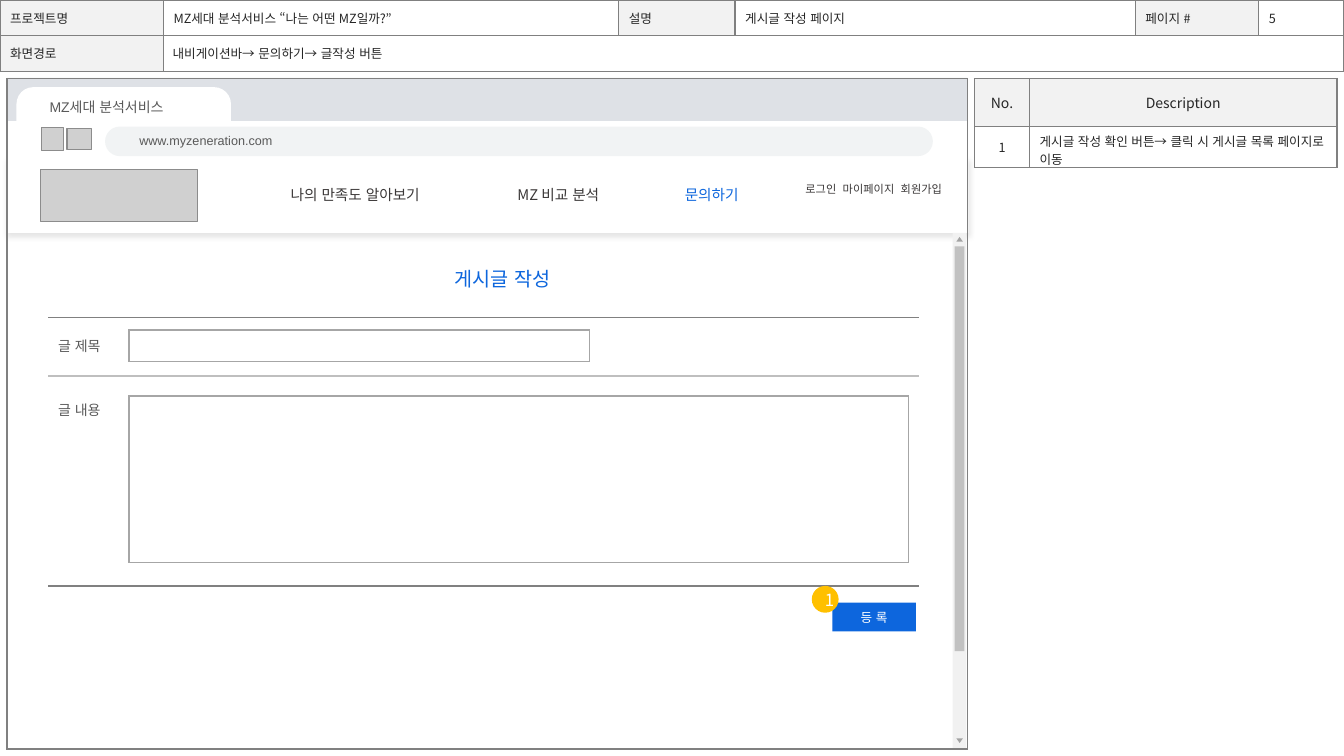
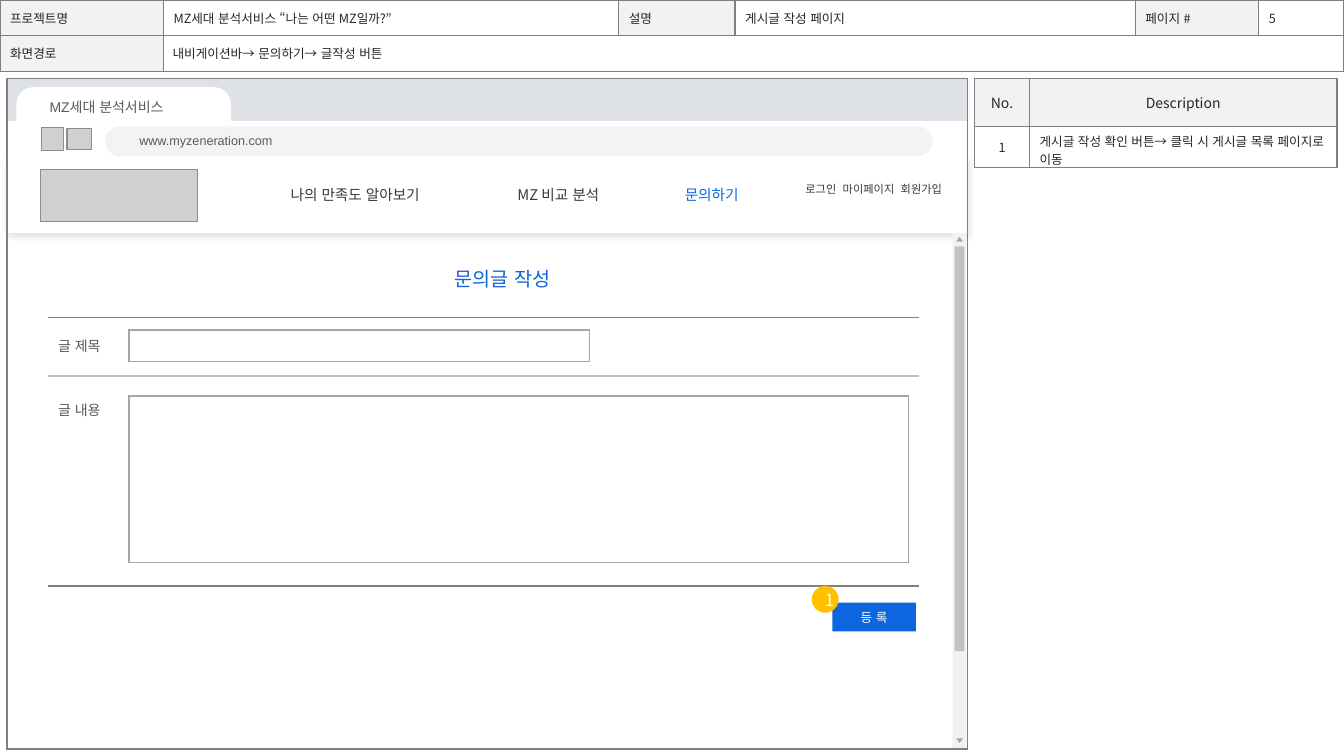
Before and after one commit to heesunyooon/myZeneration, a slide deck: slide 8 of 프로젝트 화면설계서_2조_ver1.0.pptx. Drawn at 1344x756 pixels with LibreOffice and Linux fonts; fonts in the diff are those of the drawing; grey boxes stand for pictures; background and template pictures are left out. Boxes give left, top, right and bottom in pixels: in the first picture for what was removed or moved away, otherwise in the second. Text is boxed around its words. In the diff, an @@ line names an element or a change of style, - is before the commit and + after.

```diff
--- a/프로젝트 화면설계서_2조_ver1.0.pptx
+++ b/프로젝트 화면설계서_2조_ver1.0.pptx
@@ text at box(455, 269, 550, 288): text changed @@
-게시글 작성
+문의글 작성
```
Also in this commit, not shown: 2 other slides changed.
